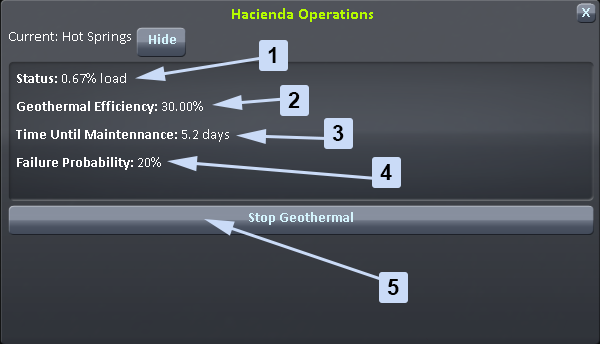
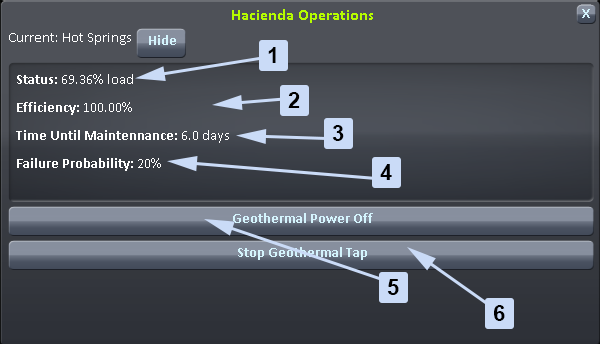
Before/after of a 600×344 layered artwork. What changed in the layer stack:
added layer "Shape 6" above "6" over [407,247,491,307]
added layer "6" above "Rounded Rectangle 1 copy 5" over [494,305,505,321]
added layer "Rounded Rectangle 1 copy 5" above "5" over [485,298,514,329]
added layer "Layer 1" above "Background" over [1,1,600,344]
